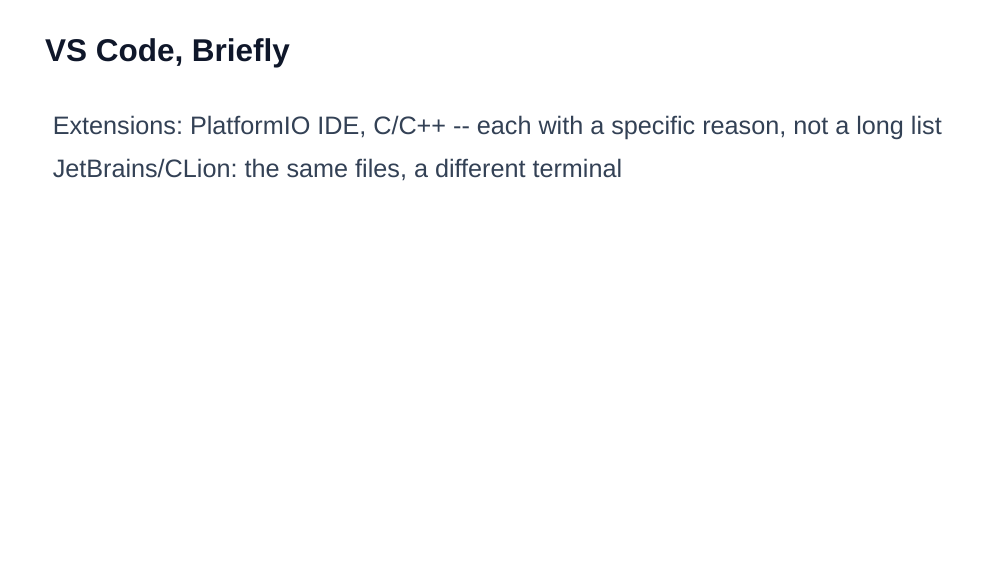
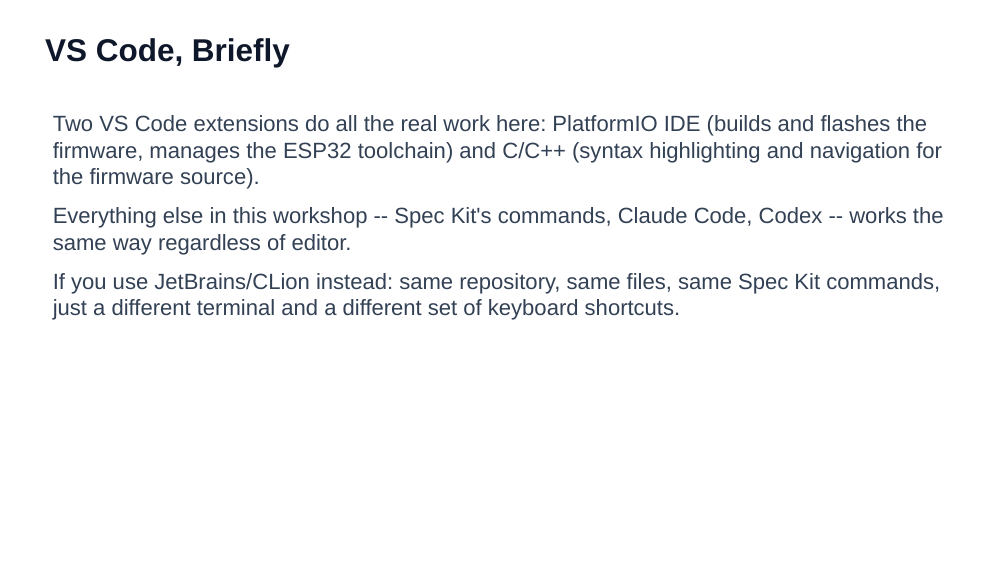
Before and after one commit to ronyronen/speckit-claude-presentation, a slide deck: slide 14 of presentation/speckit-workshop-draft-en.pptx. Drawn at 1008x567 pixels with LibreOffice and Linux fonts; fonts in the diff are those of the drawing. Boxes give left, top, right and bottom in pixels: in the first picture for what was removed or moved away, otherwise in the second. Text is boxed around its words. In the diff, an @@ line names an element or a change of style, - is before the commit and + after.

```diff
--- a/presentation/speckit-workshop-draft-en.pptx
+++ b/presentation/speckit-workshop-draft-en.pptx
@@ text at [53, 115, 944, 320]: text changed; size 24 to 21 pt @@
-Extensions: PlatformIO IDE, C/C++ -- each with a specific reason, not a long list
-JetBrains/CLion: the same files, a different terminal
+Two VS Code extensions do all the real work here: PlatformIO IDE (builds and flashes the firmware, manages the ESP32 toolchain) and C/C++ (syntax highlighting and navigation for the firmware source).
+Everything else in this workshop -- Spec Kit's commands, Claude Code, Codex -- works the same way regardless of editor.
+If you use JetBrains/CLion instead: same repository, same files, same Spec Kit commands, just a different terminal and a different set of keyboard shortcuts.
```
Also in this commit, not shown: 8 other slides changed, 1 slide added, 1 slide removed, 1 other file.
